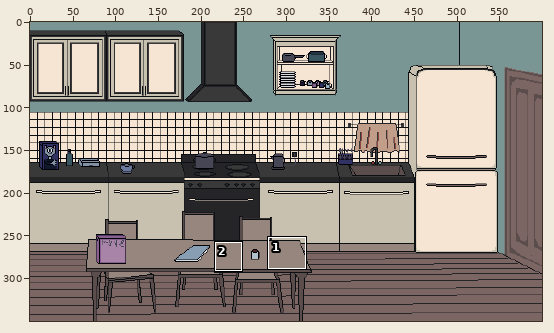
File history of a pixel-art file, art_resources/backgrounds/Kitchen.aseprite. Above: a wide view before the commit, with the close-up outlined.
Close-up. Before the commit:
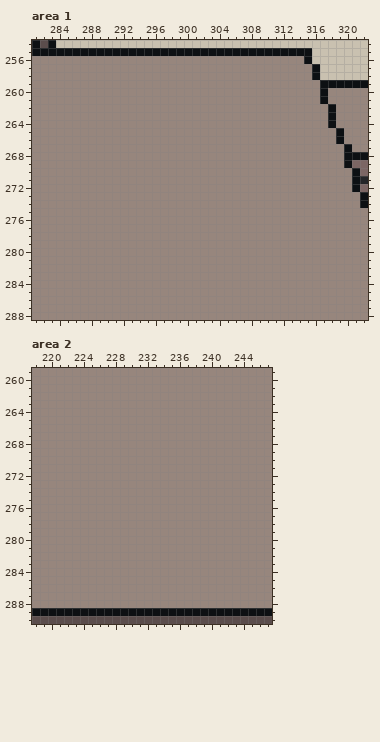
600x350 pixels, 1 frame. Colours within 5 levels of each other are drawn and written as one. Shown: area 1: x 281..322, y 254..288; area 2: x 218..247, y 259..290. The commit also changed other parts of the picture, which this record leaves out.
New version:
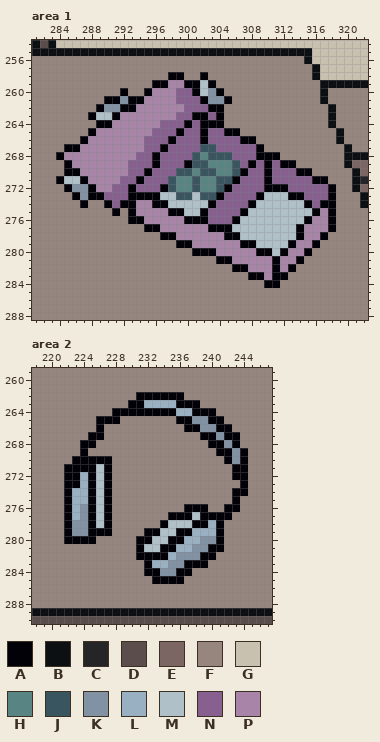
Palette (. is transparent): A #020107  B #0d1013  C #252528  D #5b4d4c  E #7c6664  F #97867d  G #c9c1b0  H #588484  J #385560  K #8292a5  L #98b0c1  M #b0c0c9  N #876090  P #a885a8
Changes in this commit:
layer "Наушники" added
layer "Перекус" added
--- area 1, layer "Перекус"
@@ x 281..322 @@
 257 FFFFFFFFFFFFFFFFFFFFFFFFFFFFFFFFFFFBGGGGGG
-258 FFFFFFFFFFFFFFFFFFFFFFFFFFFFFFFFFFFBGGGGGG
-259 FFFFFFFFFFFFFFFFFFFFFFFFFFFFFFFFFFFFBBBBBB
-260 FFFFFFFFFFFFFFFFFFFFFFFFFFFFFFFFFFFFBFFFFF
-261 FFFFFFFFFFFFFFFFFFFFFFFFFFFFFFFFFFFFBFFFFF
-262 FFFFFFFFFFFFFFFFFFFFFFFFFFFFFFFFFFFFFBFFFF
-263 FFFFFFFFFFFFFFFFFFFFFFFFFFFFFFFFFFFFFBFFFF
-264 FFFFFFFFFFFFFFFFFFFFFFFFFFFFFFFFFFFFFBFFFF
-265 FFFFFFFFFFFFFFFFFFFFFFFFFFFFFFFFFFFFFFBFFF
-266 FFFFFFFFFFFFFFFFFFFFFFFFFFFFFFFFFFFFFFBFFF
-267 FFFFFFFFFFFFFFFFFFFFFFFFFFFFFFFFFFFFFFFBFF
-268 FFFFFFFFFFFFFFFFFFFFFFFFFFFFFFFFFFFFFFFBBB
-269 FFFFFFFFFFFFFFFFFFFFFFFFFFFFFFFFFFFFFFFBEE
-270 FFFFFFFFFFFFFFFFFFFFFFFFFFFFFFFFFFFFFFFFBE
-271 FFFFFFFFFFFFFFFFFFFFFFFFFFFFFFFFFFFFFFFFBC
-272 FFFFFFFFFFFFFFFFFFFFFFFFFFFFFFFFFFFFFFFFBE
-273 FFFFFFFFFFFFFFFFFFFFFFFFFFFFFFFFFFFFFFFFFB
-274 FFFFFFFFFFFFFFFFFFFFFFFFFFFFFFFFFFFFFFFFFB
-275 FFFFFFFFFFFFFFFFFFFFFFFFFFFFFFFFFFFFFFFFFF
-276 FFFFFFFFFFFFFFFFFFFFFFFFFFFFFFFFFFFFFFFFFF
-277 FFFFFFFFFFFFFFFFFFFFFFFFFFFFFFFFFFFFFFFFFF
-278 FFFFFFFFFFFFFFFFFFFFFFFFFFFFFFFFFFFFFFFFFF
-279 FFFFFFFFFFFFFFFFFFFFFFFFFFFFFFFFFFFFFFFFFF
-280 FFFFFFFFFFFFFFFFFFFFFFFFFFFFFFFFFFFFFFFFFF
-281 FFFFFFFFFFFFFFFFFFFFFFFFFFFFFFFFFFFFFFFFFF
-282 FFFFFFFFFFFFFFFFFFFFFFFFFFFFFFFFFFFFFFFFFF
-283 FFFFFFFFFFFFFFFFFFFFFFFFFFFFFFFFFFFFFFFFFF
-284 FFFFFFFFFFFFFFFFFFFFFFFFFFFFFFFFFFFFFFFFFF
+258 FFFFFFFFFFFFFFFFFAAFFAFFFFFFFFFFFFFBGGGGGG
+259 FFFFFFFFFFFFFFFAAPPAAMAFFFFFFFFFFFFFBBBBBB
+260 FFFFFFFFFFFAFFAPPPNNAMKAFFFFFFFFFFFFBFFFFF
+261 FFFFFFFFFAAKAAPPPPNNNAKKAFFFFFFFFFFFBFFFFF
+262 FFFFFFFFAKKAAPPPPPPNNNAAFFFFFFFFFFFFFBFFFF
+263 FFFFFFFAMMAPPPPPPPNNAANAFFFFFFFFFFFFFBFFFF
+264 FFFFFFFFAAPPPPPPNNNANAAAFFFFFFFFFFFFFBFFFF
+265 FFFFFFFAPPPPPPPNNNANNANNAAFFFFFFFFFFFFBFFF
+266 FFFFFFAPPPPPPPNNNANNNANNNNAAFFFFFFFFFFBFFF
+267 FFFFAAPPPPPPPPNNANNNNJJNNNNNAFFFFFFFFFFBFF
+268 FFFAPPPPPPPPPNNANNNNJHJJJNNNAAAFFFFFFFFBBB
+269 FFFFAPPPPPPPNNNANNNAJJHHHJNANANAAFFFFFFBEE
+270 FFFFAAPPPPPPNNANNNJJHJJHHJANNANNNAAFFFFFBE
+271 FFFAMMAPPPPNNANNNJHHJHHJJANNNANNNNNAAFFFBC
+272 FFFFAKKAPPNNANNNAJHHJHHJANNNNAAANNNNNAFFBE
+273 FFFFFAKAANNNAAAAMMJJMJJANNNNAMMMAANNNAFFFB
+274 FFFFFFAFFANAAPPAAMMMMMANNNNAMMMMMMANAAFFFB
+275 FFFFFFFFFFAFAPPPPAAMMANNNNAMMMMMMMMAPAFFFF
+276 FFFFFFFFFFFFAAPPPPPAAANNNAMMMMMMMMAPPAFFFF
+277 FFFFFFFFFFFFFFAAPPPPPPAAAMMMMMMMMAPPPAFFFF
+278 FFFFFFFFFFFFFFFFAAPPPPPPAAMMMMMMMAPPAFFFFF
+279 FFFFFFFFFFFFFFFFFFAAPPPPPPAAMMMMAPPAFFFFFF
+280 FFFFFFFFFFFFFFFFFFFFAAAPPPPPAAMAPPAFFFFFFF
+281 FFFFFFFFFFFFFFFFFFFFFFFAAPPPPPAPPAFFFFFFFF
+282 FFFFFFFFFFFFFFFFFFFFFFFFFAAPPPAPAFFFFFFFFF
+283 FFFFFFFFFFFFFFFFFFFFFFFFFFFAAPAAFFFFFFFFFF
+284 FFFFFFFFFFFFFFFFFFFFFFFFFFFFFAAFFFFFFFFFFF
 285 FFFFFFFFFFFFFFFFFFFFFFFFFFFFFFFFFFFFFFFFFF
--- area 2, layer "Наушники"
@@ x 218..247 @@
 261 FFFFFFFFFFFFFFFFFFFFFFFFFFFFFF
-262 FFFFFFFFFFFFFFFFFFFFFFFFFFFFFF
-263 FFFFFFFFFFFFFFFFFFFFFFFFFFFFFF
-264 FFFFFFFFFFFFFFFFFFFFFFFFFFFFFF
-265 FFFFFFFFFFFFFFFFFFFFFFFFFFFFFF
-266 FFFFFFFFFFFFFFFFFFFFFFFFFFFFFF
-267 FFFFFFFFFFFFFFFFFFFFFFFFFFFFFF
-268 FFFFFFFFFFFFFFFFFFFFFFFFFFFFFF
-269 FFFFFFFFFFFFFFFFFFFFFFFFFFFFFF
-270 FFFFFFFFFFFFFFFFFFFFFFFFFFFFFF
-271 FFFFFFFFFFFFFFFFFFFFFFFFFFFFFF
-272 FFFFFFFFFFFFFFFFFFFFFFFFFFFFFF
-273 FFFFFFFFFFFFFFFFFFFFFFFFFFFFFF
-274 FFFFFFFFFFFFFFFFFFFFFFFFFFFFFF
-275 FFFFFFFFFFFFFFFFFFFFFFFFFFFFFF
-276 FFFFFFFFFFFFFFFFFFFFFFFFFFFFFF
-277 FFFFFFFFFFFFFFFFFFFFFFFFFFFFFF
-278 FFFFFFFFFFFFFFFFFFFFFFFFFFFFFF
-279 FFFFFFFFFFFFFFFFFFFFFFFFFFFFFF
-280 FFFFFFFFFFFFFFFFFFFFFFFFFFFFFF
-281 FFFFFFFFFFFFFFFFFFFFFFFFFFFFFF
-282 FFFFFFFFFFFFFFFFFFFFFFFFFFFFFF
-283 FFFFFFFFFFFFFFFFFFFFFFFFFFFFFF
-284 FFFFFFFFFFFFFFFFFFFFFFFFFFFFFF
-285 FFFFFFFFFFFFFFFFFFFFFFFFFFFFFF
+262 FFFFFFFFFFFFFAAAAAAFFFFFFFFFFF
+263 FFFFFFFFFFFFAALLLLAAAFFFFFFFFF
+264 FFFFFFFFFFAAAAAAAALLAAAFFFFFFF
+265 FFFFFFFFAAAFFFFFFFAAKKAAFFFFFF
+266 FFFFFFFFAFFFFFFFFFFAAKKAAFFFFF
+267 FFFFFFFAAFFFFFFFFFFFFAAKAAFFFF
+268 FFFFFFAAFFFFFFFFFFFFFFAAKAFFFF
+269 FFFFFFAFFFFFFFFFFFFFFFFAAKAFFF
+270 FFFFFAAAAAFFFFFFFFFFFFFFAKAFFF
+271 FFFFAAAAMAFFFFFFFFFFFFFFFAAFFF
+272 FFFFAALAMAFFFFFFFFFFFFFFFAAFFF
+273 FFFFAALAMAFFFFFFFFFFFFFFFFAFFF
+274 FFFFALLAMAFFFFFFFFFFFFFFFAAFFF
+275 FFFFALLAMAFFFFFFFFFFFFFFFAFFFF
+276 FFFFALKAMAFFFFFFFFFAAAFFAAFFFF
+277 FFFFALKAMAFFFFFFFAAAMAAAAFFFFF
+278 FFFFAKKAMAFFFFFFAMMMAALAFFFFFF
+279 FFFFAKKAAAFFFFAAMMAALLLAFFFFFF
+280 FFFFAAAAFFFFFAAMMAALLKKAFFFFFF
+281 FFFFFFFFFFFFFAMMAALLKKAAFFFFFF
+282 FFFFFFFFFFFFFAAAALKKKAAFFFFFFF
+283 FFFFFFFFFFFFFFALLKKAAAFFFFFFFF
+284 FFFFFFFFFFFFFFAAKKAAFFFFFFFFFF
+285 FFFFFFFFFFFFFFFAAAAFFFFFFFFFFF
 286 FFFFFFFFFFFFFFFFFFFFFFFFFFFFFF
Boxes around the changes in both close-ups, in picture pixels (x1, y1, x2, y2):
changed: (56, 72, 336, 288)
changed: (64, 392, 248, 584)
